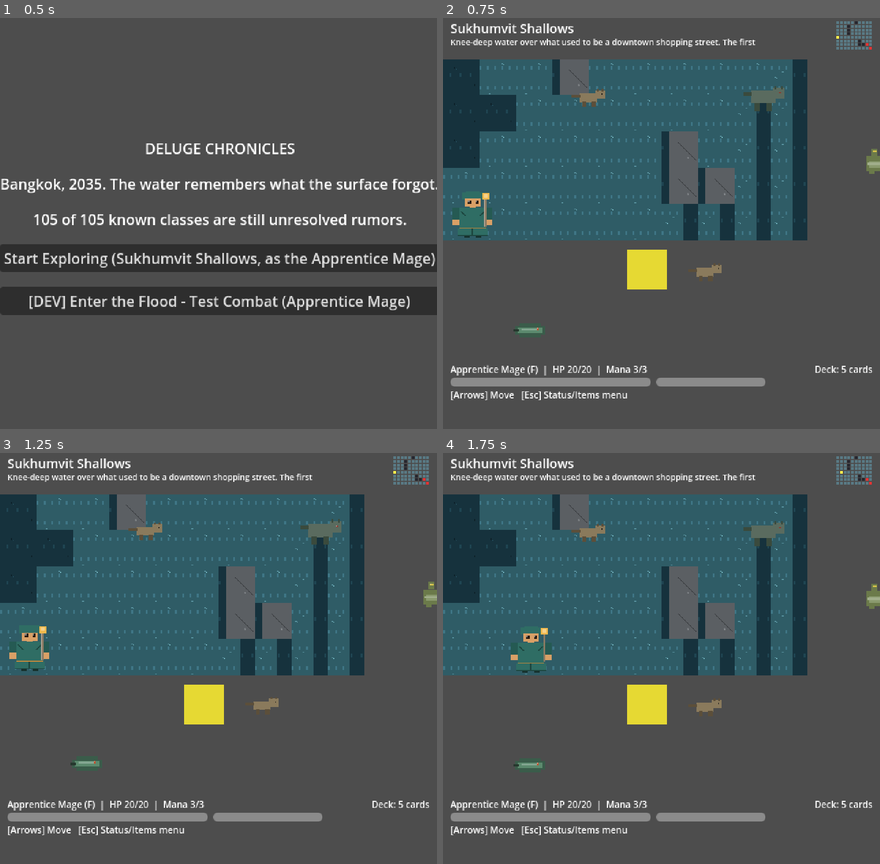
Above: before the commit, frames 1-4 (two rows, left to right).
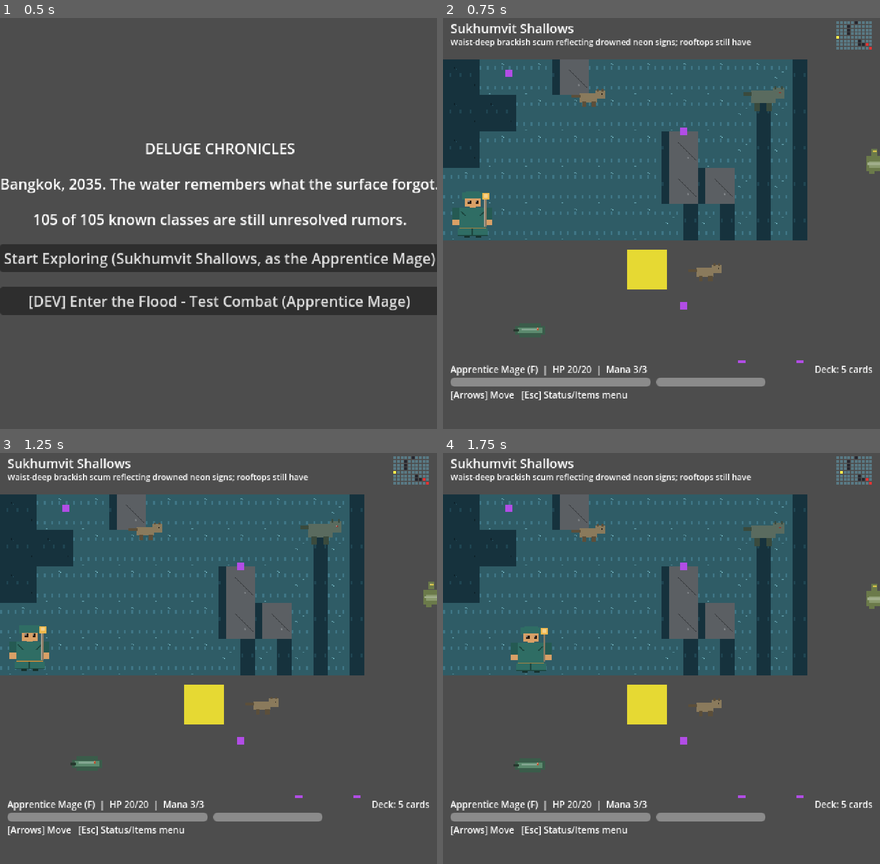
Above: after the commit, the same moments.

Repository: LupangSyS/PulseAI
Game: Godot game, scene res://scenes/main_menu.tscn
Two runs of this game, one before a commit and one after it. Both use one fixed random seed, a clock stepped at 60 frames per second and the inputs below.
Inputs:
- Up to frame 1 (0.5 s): no input
- Up to frame 2 (0.75 s): click "Start Exploring (Sukhumvit Sh…" at 0.5 s
- Up to frame 3 (1.25 s): no input
- Up to frame 4 (1.75 s): hold Right (ui_right) from 1.28 s (still down)

Frame 1 is identical in both runs. In frame 2, 0.8% of the frame differs, in the area x 1-83%, y 5-84%; in frame 3, 0.8%; in frame 4, 0.8%.

Commit message:
Close the Sukhumvit Shallows content gap with its GDD-canon lore
District 1 was still the placeholder vertical slice while GDD.md
carried richer, already-written content for it. Bring the two in
sync: the mini-boss and boss now read as The Neon Strangler and Phra
Khanong Mother (Mae Nak Reflected) per the story bible (ids and all
mechanics unchanged - flavor text only), and the district gains 8 new
events - Uncle Somchai and Sister Da as revisitable NPCs, two landmark
flavor beats, an emergency-broadcast narrative reveal, and the Breaker
Pump Protocol as a real sequential 3-step puzzle.

The puzzle needed a small engine addition: district events can now
declare requires_flag/sets_flag/fail_text/reward_item, resolved by
overworld.gd's _maybe_fire_event against a new per-district flags dict
on RunState. An out-of-order attempt fails with its own text and isn't
consumed, so the puzzle can't be permanently missed or softlocked.

Co-Authored-By: Claude Sonnet 5 <noreply@anthropic.com>
Claude-Session: https://claude.ai/code/session_01P5dwagSojk6u8oWg1L4kN1

Diff:
--- a/data/districts.json
+++ b/data/districts.json
@@ -2,7 +2,7 @@
   {
     "id": "sukhumvit_shallows",
     "display_name": "Sukhumvit Shallows",
-    "description": "Knee-deep water over what used to be a downtown shopping street. The first foothold most survivors find - shallow enough to wade, populated by whatever bred fastest after the flood.",
+    "description": "Waist-deep brackish scum reflecting drowned neon signs; rooftops still have solar power while street level is a cemetery of submerged cars. The first foothold most survivors find - populated by whatever bred fastest after the flood.",
     "danger_tier": "F",
     "kind": "district",
     "grid_width": 10,
@@ -42,6 +42,55 @@
         "cell": [0, 0],
         "text": "A message is scratched into a half-submerged wall: \"THE SCHOOL FLOATS. FOLLOW THE BELLS.\" You don't know what that means yet.",
         "repeatable": false
+      },
+      {
+        "cell": [1, 1],
+        "text": "Soi 11 Drowned Arcade - signs for a submerged entertainment center still hum under the water, arcade cabinets glowing green through six feet of scum. Something down there is still keeping score.",
+        "repeatable": false
+      },
+      {
+        "cell": [8, 0],
+        "text": "The BTS Asok platform rises just above the waterline - the closest thing to solid, fortified ground left in the Shallows. Survivors camped here before most of them stopped camping anywhere.",
+        "repeatable": false
+      },
+      {
+        "cell": [1, 2],
+        "text": "Uncle Somchai's floating noodle-barge creaks against a submerged railing. His legs ended at the knee before the flood - what's below is salvaged hydro-turbine now. \"Buy, trade, or just stand there,\" he says, ladling something that used to be tom yum. \"Word is the transformer room under the old taxi depot still has juice in it, if somebody's fool enough to wade in and hook it back up. Three breakers. Do 'em in order or you'll fry yourself for nothing.\"",
+        "repeatable": true
+      },
+      {
+        "cell": [4, 3],
+        "text": "Sister Da used to be a nurse. Now she runs awakenings out of a gutted pharmacy stall - no sedation, no guarantee you walk out the same rank you walked in. \"Half the Hunters down here found their class on my table,\" she says, wiping down a scalpel that's seen too much. \"The other half didn't wake up at all. Your call.\"",
+        "repeatable": true
+      },
+      {
+        "cell": [8, 3],
+        "text": "A waterproofed radio, still looping on a dead frequency. Under the static: an emergency broadcast, timestamped weeks before the flood hit. Canal lock closures \"for scheduled maintenance\" - the same locks that kept this whole district from draining. They knew. They picked who'd drown first.",
+        "repeatable": false,
+        "reward_item": "emergency_broadcast_chip"
+      },
+      {
+        "cell": [4, 6],
+        "text": "Feeder Alpha: a battery cell wedged into a corroded relay atop a sunken taxi roof. You force the contacts together - the relay catches with a jolt, and the water around your boots crackles.",
+        "repeatable": false,
+        "sets_flag": "pump_alpha"
+      },
+      {
+        "cell": [5, 7],
+        "text": "Feeder Beta: the second relay, one taxi roof over. With Alpha already live, the contacts bite clean on the first try. Two down.",
+        "fail_text": "Feeder Beta's contacts are dead cold - nothing feeding it yet. Whatever's upstream of this one needs to go first.",
+        "repeatable": false,
+        "requires_flag": "pump_alpha",
+        "sets_flag": "pump_beta"
+      },
+      {
+        "cell": [6, 7],
+        "text": "Feeder Gamma: the last relay, right at the transformer room's mouth. All three catch at once - the submerged room groans, drains, and something in the depths that was humming quietly goes suddenly, uneasily silent.",
+        "fail_text": "Feeder Gamma won't take a charge - the line's dead until Beta's carrying current.",
+        "repeatable": false,
+        "requires_flag": "pump_beta",
+        "sets_flag": "gate_drained",
+        "reward_item": "salvaged_battery_cell"
       }
     ]
   }
--- a/data/items.json
+++ b/data/items.json
@@ -30,5 +30,21 @@
     "rarity": "unique",
     "effect": "",
     "value": 0
+  },
+  {
+    "id": "salvaged_battery_cell",
+    "display_name": "Salvaged Battery Cell",
+    "description": "Pulled hot from the transformer room the moment it drained. Still holds a charge.",
+    "rarity": "uncommon",
+    "effect": "restore_resource",
+    "value": 10
+  },
+  {
+    "id": "emergency_broadcast_chip",
+    "display_name": "Emergency Broadcast Chip",
+    "description": "A waterproofed recording, timestamped weeks before the flood. Proof the canal locks were sealed on purpose.",
+    "rarity": "unique",
+    "effect": "",
+    "value": 0
   }
 ]
--- a/data/monsters.json
+++ b/data/monsters.json
@@ -90,25 +90,25 @@
   },
   {
     "id": "sukhumvit_stalker",
-    "display_name": "Sukhumvit Stalker",
-    "description": "Bigger than the strays that run from it, and smarter than anything down here has any right to be.",
+    "display_name": "The Neon Strangler",
+    "description": "A drowned tourist, fused at the throat and wrists with high-voltage neon wiring and fiber-optic cable. It still remembers being lost, and it still wants company.",
     "rank": "E",
     "max_hp": 45,
     "is_miniboss": true,
     "is_boss": false,
     "moves": [
-      {"name": "Ambush Bite", "description": "Strikes from wherever you weren't looking.", "effect": "damage", "value": 7, "weight": 3},
-      {"name": "Circle", "description": "Doesn't retreat so much as reposition.", "effect": "block", "value": 4, "weight": 2}
+      {"name": "Strangling Cable", "description": "A fiber-optic line lashes out of the dark, humming with current.", "effect": "damage", "value": 7, "weight": 3},
+      {"name": "Cracked-Tube Hum", "description": "A buzzing warning, coiling tighter before it strikes.", "effect": "block", "value": 4, "weight": 2}
     ],
     "stages": [
       {
         "trigger_hp_pct": 0.5,
-        "display_name": "Sukhumvit Stalker (Wounded)",
-        "transition_text": "Wounded and cornered, the Stalker stops circling and starts committing.",
+        "display_name": "The Neon Strangler (Blackout)",
+        "transition_text": "The last working bulb shatters. The room goes fully dark, and something wraps tighter around your throat.",
         "moves": [
-          {"name": "Frenzied Bite", "description": "No more patience left for circling.", "effect": "damage", "value": 9, "weight": 3},
-          {"name": "Desperate Snarl", "description": "A warning that isn't one anymore.", "effect": "empower_next", "value": 4, "weight": 2},
-          {"name": "Cornered Lunge", "description": "Nothing left to lose.", "effect": "damage", "value": 6, "weight": 2}
+          {"name": "Blackout Choke", "description": "No more patience left for circling in the dark.", "effect": "damage", "value": 9, "weight": 3},
+          {"name": "Surge Through the Cable", "description": "The wiring flares white-hot along its whole length.", "effect": "empower_next", "value": 4, "weight": 2},
+          {"name": "Final Wire Whip", "description": "Nothing left to lose, and nothing left to see it coming.", "effect": "damage", "value": 6, "weight": 2}
         ]
       }
     ],
@@ -119,35 +119,35 @@
   },
   {
     "id": "shallow_tide_mother",
-    "display_name": "The Shallow Tide Mother",
-    "description": "Everything else down here came from somewhere. This is where.",
+    "display_name": "Phra Khanong Mother (Mae Nak Reflected)",
+    "description": "A weeping silhouette perched atop a sunken taxi depot. She was a mother once. The flood remembered that before it remembered anything else.",
     "rank": "E",
     "max_hp": 70,
     "is_miniboss": false,
     "is_boss": true,
     "moves": [
-      {"name": "Spawnwave Lash", "description": "A lash that carries the current with it.", "effect": "damage", "value": 8, "weight": 3},
-      {"name": "Brooding Shell", "description": "Hardens around what she's still growing.", "effect": "block", "value": 6, "weight": 2}
+      {"name": "Hurled Container", "description": "A shipping container arcs out of the dark water toward you.", "effect": "damage", "value": 8, "weight": 3},
+      {"name": "Weeping Silence", "description": "She goes still, and the water holds its breath with her.", "effect": "block", "value": 6, "weight": 2}
     ],
     "stages": [
       {
         "trigger_hp_pct": 0.66,
-        "display_name": "The Shallow Tide Mother (Roused)",
-        "transition_text": "The water around her churns. She's stopped tolerating you.",
+        "display_name": "Phra Khanong Mother (Ultrasonic Wail)",
+        "transition_text": "Her weeping sharpens into an ultrasonic wail that scrambles everything you thought you knew about this fight.",
         "moves": [
-          {"name": "Roused Lash", "description": "The current itself seems to aim this one.", "effect": "damage", "value": 10, "weight": 3},
-          {"name": "Summon Echo", "description": "Calls something that isn't fully there yet.", "effect": "dot", "value": 4, "weight": 2},
-          {"name": "Shell Regrowth", "description": "What cracks, she regrows.", "effect": "block", "value": 8, "weight": 1}
+          {"name": "Container Barrage", "description": "The current itself seems to aim this one.", "effect": "damage", "value": 10, "weight": 3},
+          {"name": "Ultrasonic Wail", "description": "A scream pitched to unravel you slowly.", "effect": "dot", "value": 4, "weight": 2},
+          {"name": "Grieving Hush", "description": "What cracks, she regrows.", "effect": "block", "value": 8, "weight": 1}
         ]
       },
       {
         "trigger_hp_pct": 0.33,
-        "display_name": "The Shallow Tide Mother (Final Brood)",
-        "transition_text": "This is the last of her strength, and she means to spend all of it.",
+        "display_name": "Phra Khanong Mother (Reaching Depths)",
+        "transition_text": "Her limbs stretch impossibly long, sliding beneath the water toward your feet. Whatever's still floating is the only safe ground left.",
         "moves": [
-          {"name": "Final Brood Lash", "description": "Everything she has left, in one motion.", "effect": "damage", "value": 13, "weight": 3},
-          {"name": "Drowning Grasp", "description": "She doesn't need much strength left to finish something already drowning.", "effect": "execute", "value": 9, "weight": 2},
-          {"name": "Last Shell", "description": "One final hardening, more instinct than strategy now.", "effect": "block", "value": 10, "weight": 1}
+          {"name": "Reaching Limbs", "description": "Everything she has left, in one motion.", "effect": "damage", "value": 13, "weight": 3},
+          {"name": "Chokehold From Below", "description": "She doesn't need to see you to find your throat.", "effect": "execute", "value": 9, "weight": 2},
+          {"name": "Last Embrace", "description": "One final hardening, more instinct than strategy now.", "effect": "block", "value": 10, "weight": 1}
         ]
       }
     ],
--- a/scripts/autoload/run_state.gd
+++ b/scripts/autoload/run_state.gd
@@ -24,6 +24,7 @@
 ##   "defeated_spawns": {spawn_key: respawn_at_msec}, # -1 = never respawns (mini-boss/boss)
 ##   "collected_items": {spawn_key: true},
 ##   "fired_events": {spawn_key: true},
+##   "flags": {flag_name: true}, # set by events with sets_flag, read by events with requires_flag
 ## }
 var district_states: Dictionary = {}
 
@@ -40,6 +41,7 @@
 			"defeated_spawns": {},
 			"collected_items": {},
 			"fired_events": {},
+			"flags": {},
 		}
 	return district_states[district_id]
 
--- a/scripts/data/district_data.gd
+++ b/scripts/data/district_data.gd
@@ -22,7 +22,15 @@
 var miniboss_spawn: Dictionary # {monster_id, cell:[x,y]} or {} if none
 var boss_spawn: Dictionary # {monster_id, cell:[x,y]} or {} if none
 var item_spawns: Array # Array[Dictionary] {item_id, cell:[x,y]}
-var events: Array # Array[Dictionary] {cell:[x,y], text, repeatable}
+## {cell:[x,y], text, repeatable}. Optional gating/reward fields turn a
+## plain flavor event into a chained puzzle step (see overworld.gd's
+## _maybe_fire_event): requires_flag (only fires once that district flag
+## is set elsewhere, otherwise logs fail_text instead and never marks
+## itself fired, so it can be retried), sets_flag (marks a district flag
+## true when this event fires, for a later event's requires_flag to read),
+## reward_item (an item id granted via RunState.add_item the first time
+## this event successfully fires).
+var events: Array # Array[Dictionary]
 
 ## Optional visual terrain: one string per row (top to bottom), one
 ## legend character per column - see overworld.gd's TERRAIN_LEGEND. Purely
--- a/scripts/overworld/overworld.gd
+++ b/scripts/overworld/overworld.gd
@@ -476,11 +476,28 @@
 	if event.is_empty():
 		return
 	var state: Dictionary = RunState.get_district_state(district_id)
+
+	var requires_flag: String = event.get("requires_flag", "")
+	if requires_flag != "" and not state["flags"].get(requires_flag, false):
+		_log_message(event.get("fail_text", event.get("text", "")))
+		return
+
 	var already_fired: bool = state["fired_events"].has(cell_key)
 	if already_fired and not event.get("repeatable", false):
 		return
 	state["fired_events"][cell_key] = true
+
+	var sets_flag: String = event.get("sets_flag", "")
+	if sets_flag != "":
+		state["flags"][sets_flag] = true
+
 	_log_message(event.get("text", ""))
+
+	var reward_item: String = event.get("reward_item", "")
+	if reward_item != "" and not already_fired:
+		RunState.add_item(reward_item)
+		var item := GameData.get_item(reward_item)
+		_log_message("Picked up %s." % (item.display_name if item != null else reward_item))
 
 func _check_respawns() -> void:
 	var state: Dictionary = RunState.get_district_state(district_id)
Not shown, changed: GDD.md
Not shown, changed: README.md
